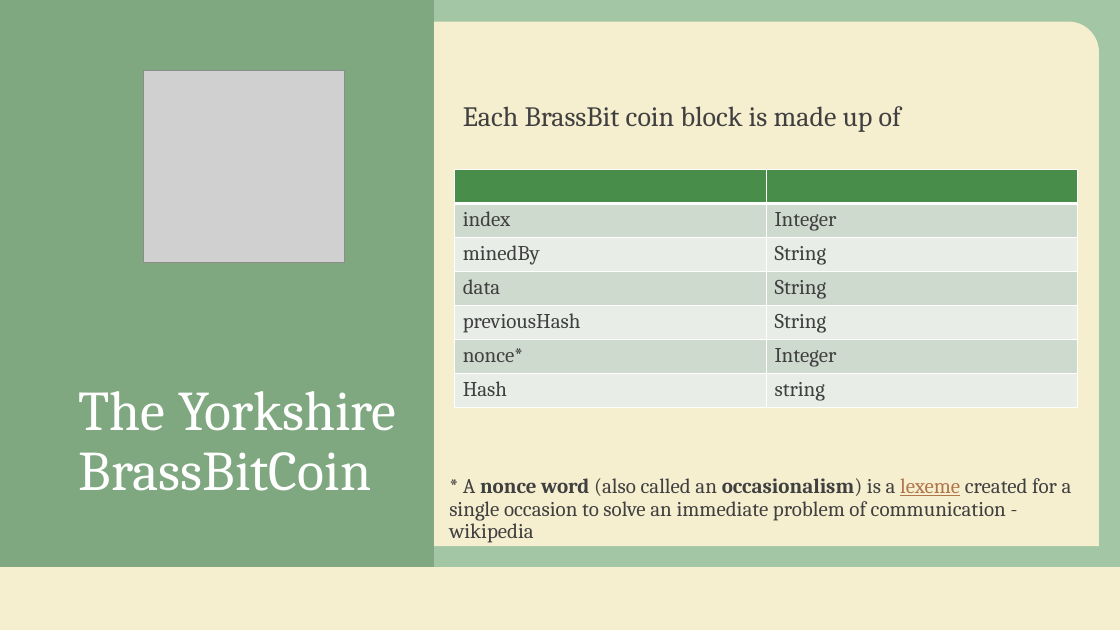
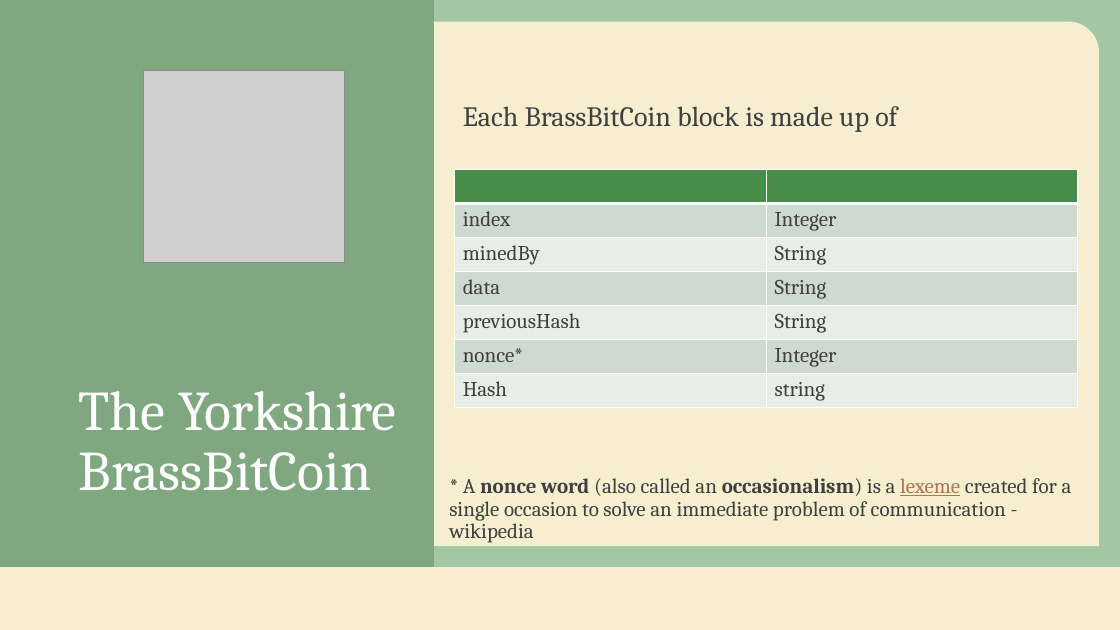
Before and after one commit to adampridmore/BrassBitCoin, a slide deck: slide 10 of Yorkshore-BrassBitCoin.pptx. Drawn at 1120x630 pixels with LibreOffice and Linux fonts; fonts in the diff are those of the drawing; grey boxes stand for pictures; background and template pictures are left out. Boxes give left, top, right and bottom in pixels: in the first picture for what was removed or moved away, otherwise in the second. Text is boxed around its words. In the diff, an @@ line names an element or a change of style, - is before the commit and + after.

```diff
--- a/Yorkshore-BrassBitCoin.pptx
+++ b/Yorkshore-BrassBitCoin.pptx
@@ text at (463, 106, 897, 132): text changed @@
-Each BrassBit coin block is made up of
+Each BrassBitCoin block is made up of
```
Also in this commit, not shown: 2 other slides changed.
